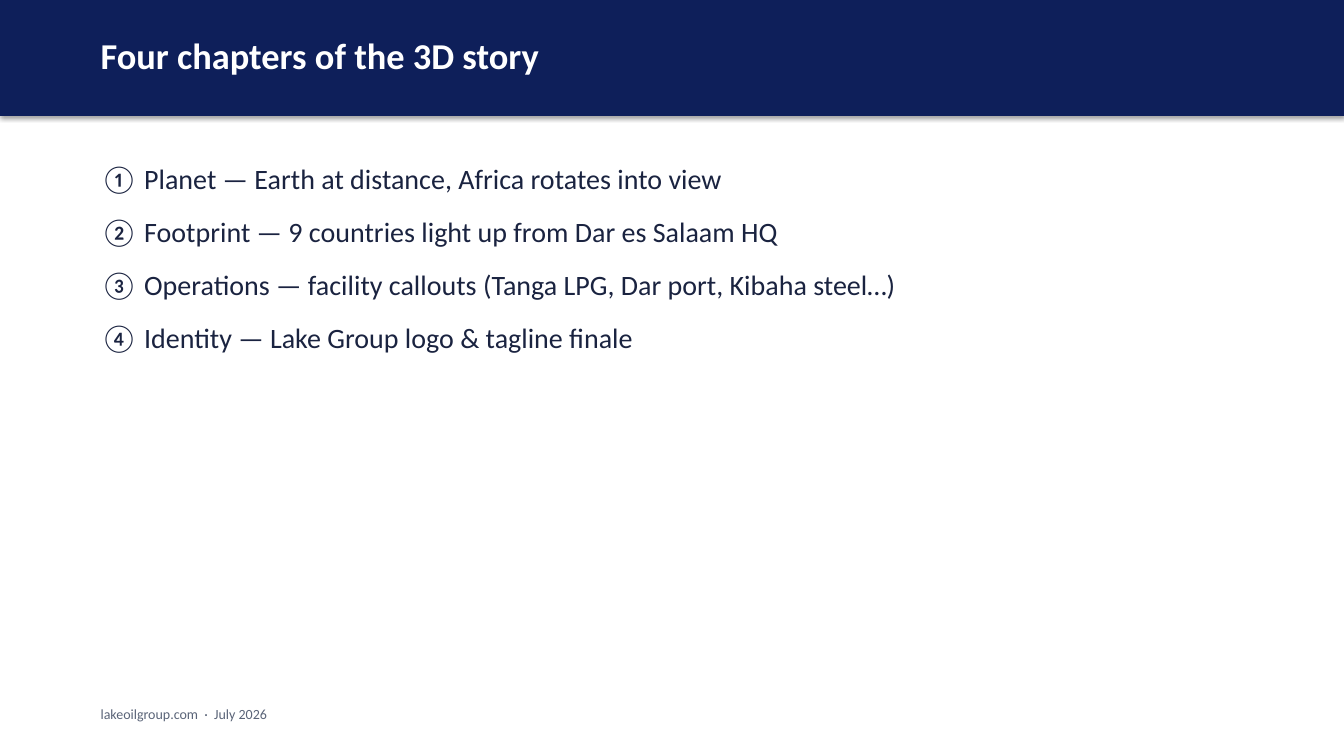
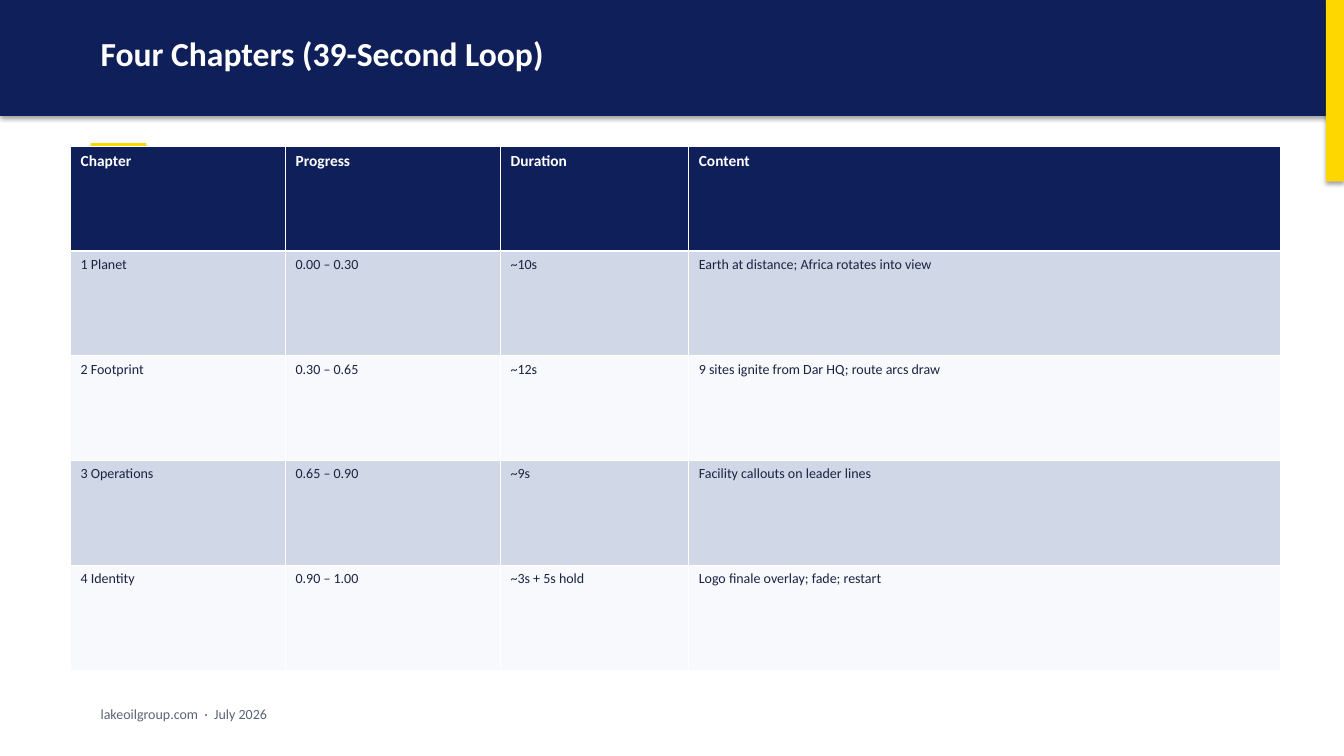
Before and after one commit to Smarderve/Lake.Group.Web, a slide deck: slide 62 of LAKE_GROUP_PRESENTATION.pptx (slide 12 before the commit). Drawn at 1344x756 pixels with LibreOffice and Linux fonts; fonts in the diff are those of the drawing. Boxes give left, top, right and bottom in pixels: in the first picture for what was removed or moved away, otherwise in the second. Text is boxed around its words. In the diff, an @@ line names an element or a change of style, - is before the commit and + after.

```diff
--- a/LAKE_GROUP_PRESENTATION.pptx
+++ b/LAKE_GROUP_PRESENTATION.pptx
@@ rectangle added at (1326, 0, 1344, 181), fill #FFD700 @@
@@ text at (101, 41, 543, 72): text changed; size 26 to 24 pt @@
-Four chapters of the 3D story
+Four Chapters (39-Second Loop)
@@ table added at (71, 146, 1280, 670), 5 rows, 4 columns @@
+Chapter | Progress | Duration | Content
+1 Planet | 0.00 – 0.30 | ~10s | Earth at distance; Africa rotates into view
+2 Footprint | 0.30 – 0.65 | ~12s | 9 sites ignite from Dar HQ; route arcs draw
+3 Operations | 0.65 – 0.90 | ~9s | Facility callouts on leader lines
+4 Identity | 0.90 – 1.00 | ~3s + 5s hold | Logo finale overlay; fade; restart
@@ rectangle added at (91, 143, 146, 147), fill #FFD700 @@
@@ text removed at (101, 166, 895, 353) @@
-① Planet — Earth at distance, Africa rotates into view
-② Footprint — 9 countries light up from Dar es Salaam HQ
-③ Operations — facility callouts (Tanga LPG, Dar port, Kibaha steel…)
-④ Identity — Lake Group logo & tagline finale
```
Also in this commit, not shown: 3 other slides changed, 105 slides added, 35 slides removed, 1 other file.
